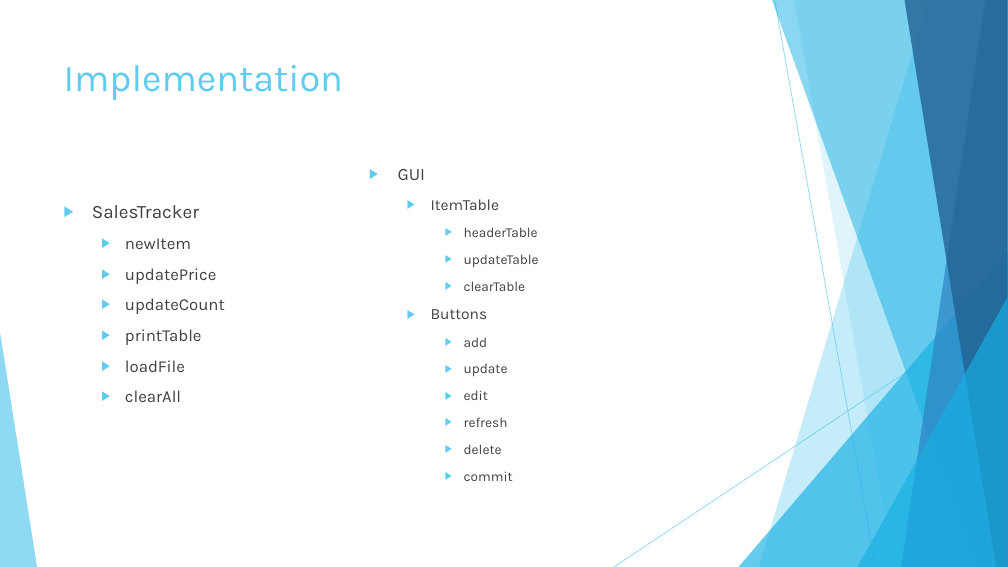
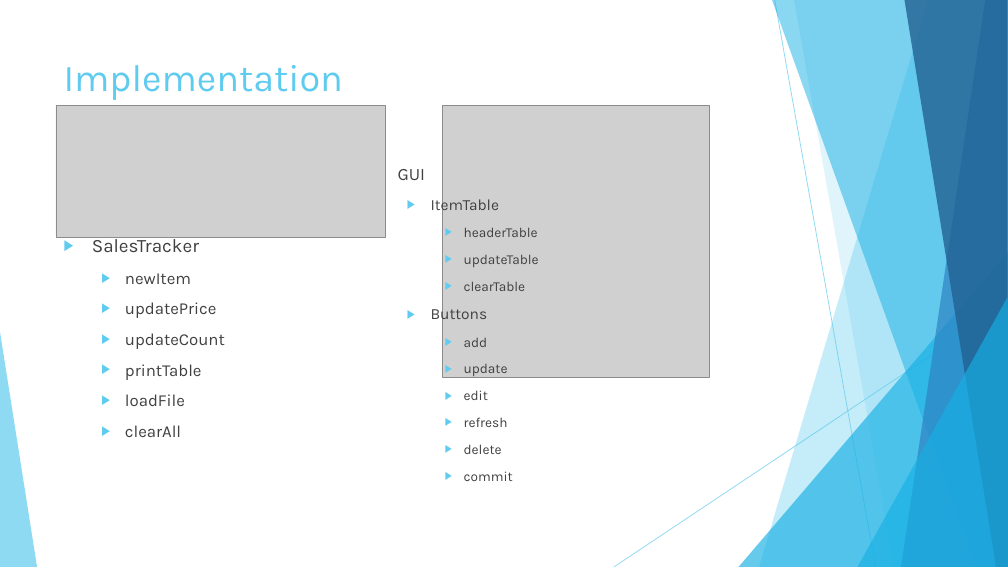
Before and after one commit to bangumi4346/p0, a slide deck: slide 3 of presentation.pptx. Drawn at 1008x567 pixels with LibreOffice and Linux fonts; fonts in the diff are those of the drawing; grey boxes stand for pictures. Boxes give left, top, right and bottom in pixels: in the first picture for what was removed or moved away, otherwise in the second. Text is boxed around its words. In the diff, an @@ line names an element or a change of style, - is before the commit and + after.

```diff
--- a/presentation.pptx
+++ b/presentation.pptx
@@ picture added at (56,105,385,237) @@
@@ picture added at (442,105,709,377) @@
@@ text "SalesTracker" rewrapped from (92,205,225,402) to (92,236,225,437) @@
```
Also in this commit, not shown: 1 other slide changed, 3 other files.
